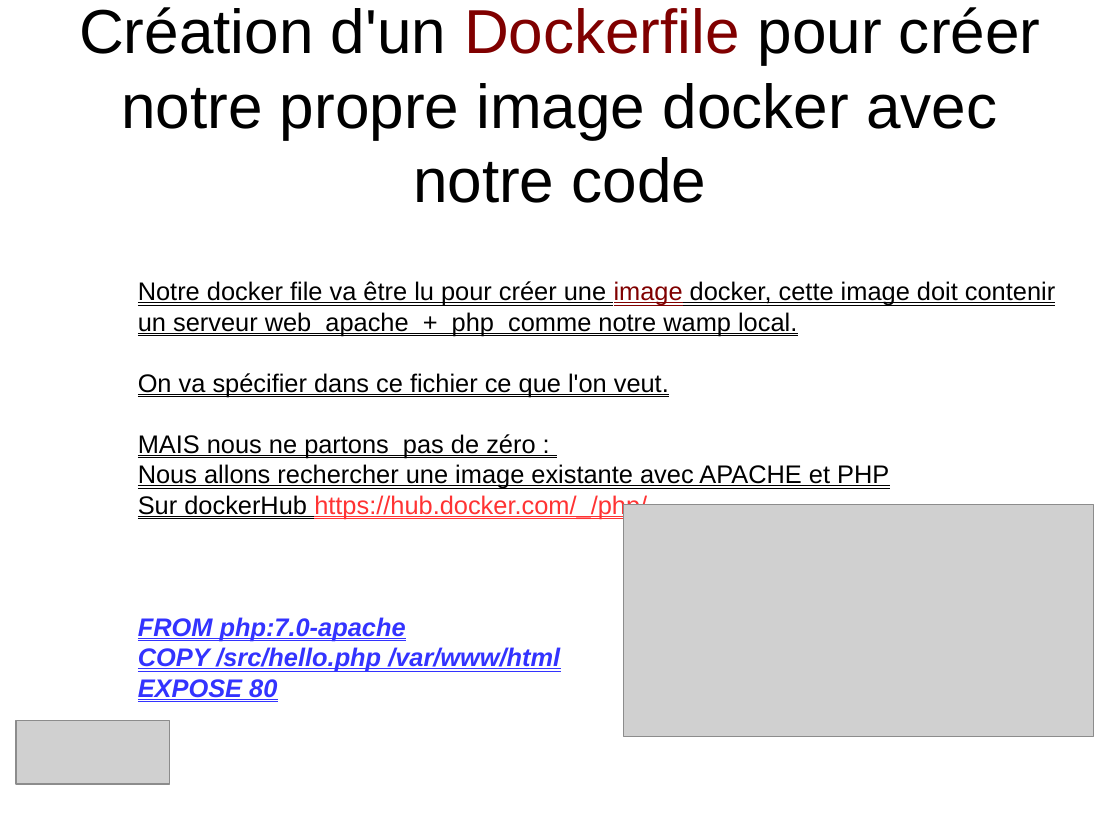
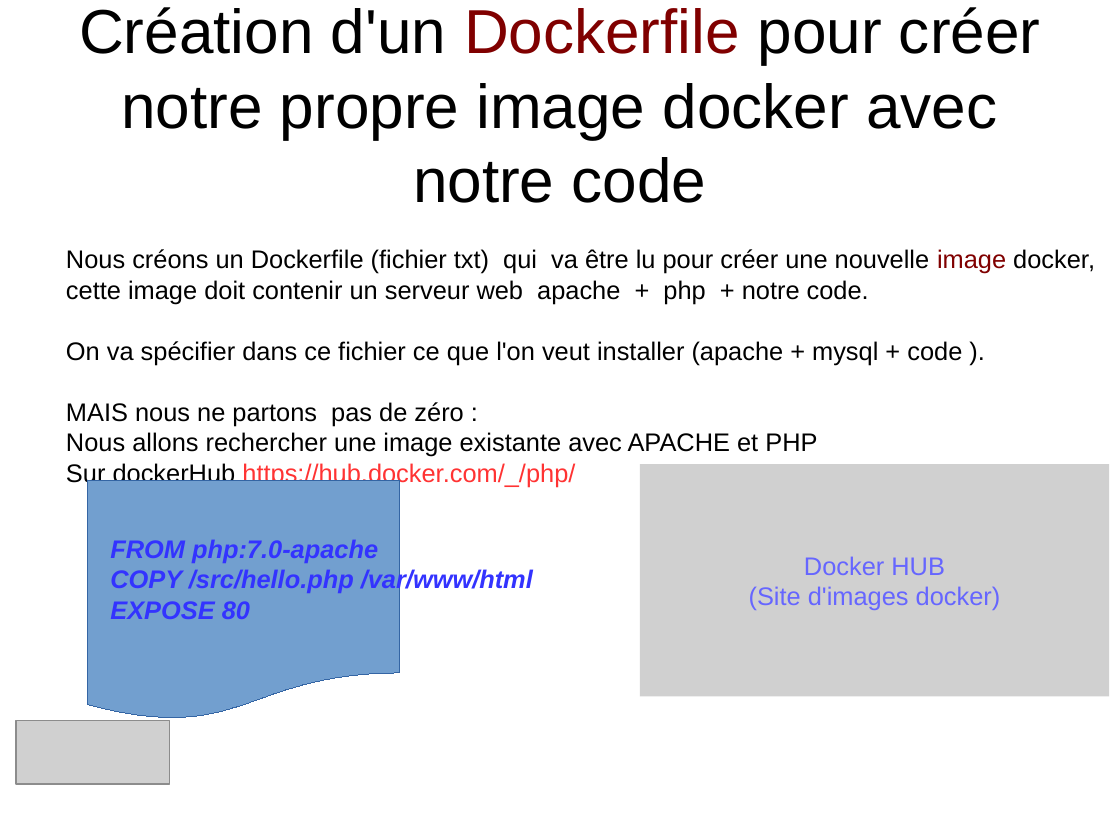
Before and after one commit to heylve/current, a slide deck: slide 10 of Rencontre_devs/docker_dev_conf_20_11_2017.odp (slide 9 before the commit). Drawn at 1120x840 pixels with LibreOffice and Linux fonts; fonts in the diff are those of the drawing; grey boxes stand for pictures. Boxes give left, top, right and bottom in pixels: in the first picture for what was removed or moved away, otherwise in the second. Text is boxed around its words. In the diff, an @@ line names an element or a change of style, - is before the commit and + after.

```diff
--- a/Rencontre_devs/docker_dev_conf_20_11_2017.odp
+++ b/Rencontre_devs/docker_dev_conf_20_11_2017.odp
@@ text "Nous créons un Dockerfile (fichier ...": place and size @@
-text "Nous créons un Dockerfile (fichier ..." at bbox=[138, 281, 1055, 702]
+text "Nous créons un Dockerfile (fichier ..." at bbox=[66, 249, 1095, 487]
@@ text at bbox=[66, 249, 1095, 365]: text changed @@
-Notre docker file va être lu pour créer une image docker, cette image doit contenir
-un serveur web apache + php comme notre wamp local.
-On va spécifier dans ce fichier ce que l'on veut.
+Nous créons un Dockerfile (fichier txt) qui va être lu pour créer une nouvelle image docker,
+cette image doit contenir un serveur web apache + php + notre code.
+On va spécifier dans ce fichier ce que l'on veut installer (apache + mysql + code ).
@@ text at bbox=[66, 402, 817, 487]: underline off in "MAIS nous ne partons pas de zéro ...", "Nous allons rechercher une image existante avec ...", "Sur dockerHub https://hub.docker.com/_/php/" @@
@@ picture "Docker HUB": place and size @@
-picture "Docker HUB" at bbox=[624, 504, 1094, 737]
+picture "Docker HUB" at bbox=[640, 464, 1110, 697]
@@ flow chart document added at bbox=[88, 481, 400, 721], fill #729FCF, outline #3465A4 0 pt @@
@@ text added at bbox=[110, 539, 533, 619], 18 pt, text #3333FF, bold, italic @@
+FROM php:7.0-apache
+COPY /src/hello.php /var/www/html
+EXPOSE 80
@@ text in picture at bbox=[749, 556, 1001, 610]: text added @@
+Docker HUB
+(Site d'images docker)
@@ text at bbox=[138, 617, 560, 702]: paragraphs removed @@
-FROM php:7.0-apache
-COPY /src/hello.php /var/www/html
-EXPOSE 80
```
Also in this commit, not shown: 8 other slides changed, 3 slides added, 8 slides removed, 1 other file.
